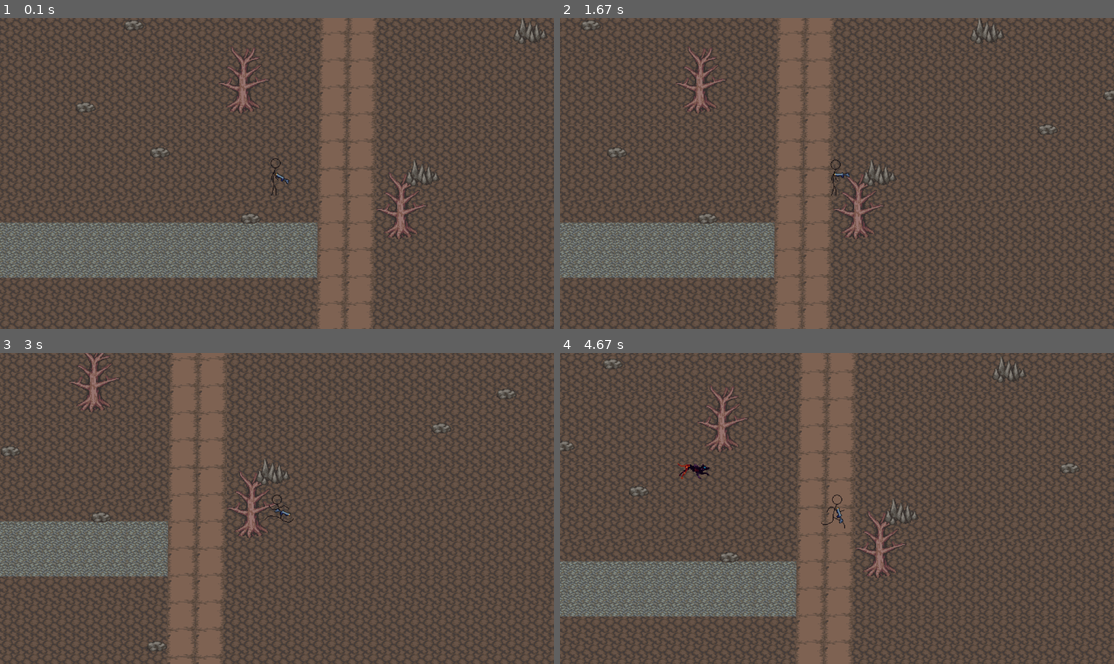
Above: before the commit, frames 1-4 (two rows, left to right).
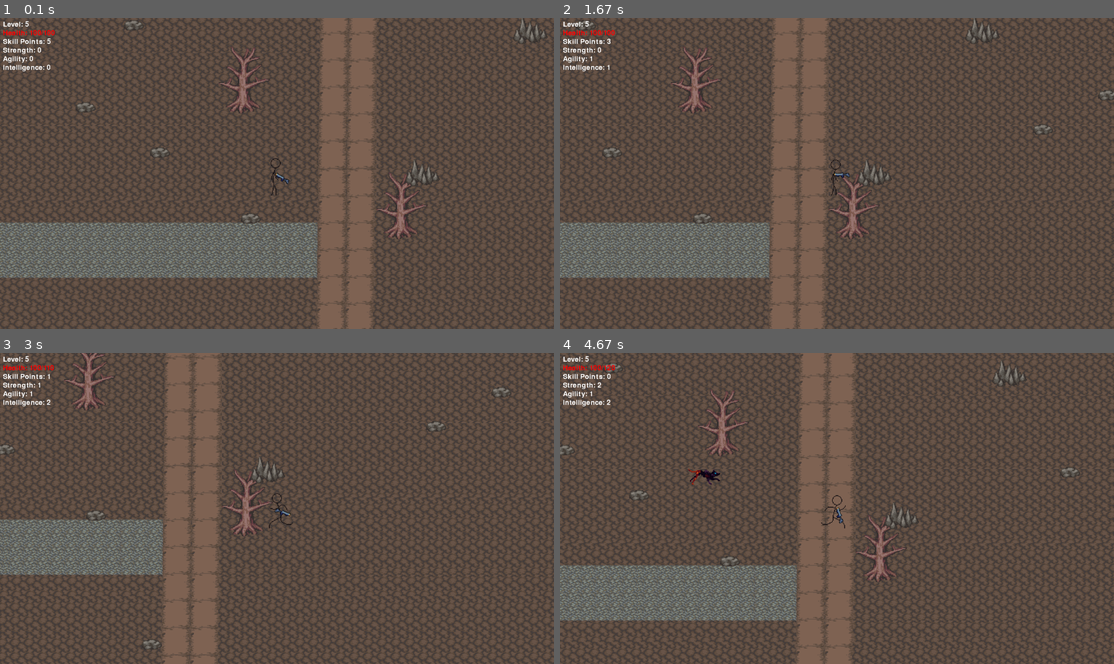
Above: after the commit, the same moments.

Repository: Flugerops/Down-to-the-roots-pygame
Game: pygame game, started from game.py
Two runs of this game, one before a commit and one after it. Both use one fixed random seed, a clock stepped at 60 frames per second and the inputs below.
Inputs (mouse positions are in pixels of both pictures, inside the frame that each line leads up to):
- Up to frame 1 (0.1 s): no input
- Up to frame 2 (1.67 s): hold 2 0.33-0.8 s; hold D 0.33-0.8 s; move the mouse to (814, 189) at 0.37 s; click (576, 24) at 0.88 s, where only the run after the commit has a clickable "Level: 5"; hold D 1.17-1.63 s; move the mouse to (704, 176) at 1.2 s; tap 3 at 1.32 s
- Up to frame 3 (3 s): hold W 1.67-1.97 s; move the mouse to (105, 461) at 1.7 s; tap 1 at 1.82 s; hold D 2-2.47 s; move the mouse to (360, 399) at 2.03 s; tap 2 at 2.15 s; hold A from 2.5 s (still down); move the mouse to (343, 536) at 2.53 s; tap 3 at 2.65 s
- Up to frame 4 (4.67 s): release A at 3.03 s; hold S 3.07-3.37 s; move the mouse to (848, 402) at 3.1 s; tap 1 at 3.22, 4.38 s; hold A 3.4-3.8 s; move the mouse to (637, 499) at 3.43 s; tap 2 at 3.55 s; hold W 3.83-4.2 s; move the mouse to (842, 542) at 3.87 s; tap 3 at 3.98 s; hold D from 4.23 s (still down); move the mouse to (820, 455) at 4.27 s

The runs differ from the first frame. In frame 1, 0.4% of the frame differs, in the area x 0-10%, y 0-18%; in frame 2, 28%; in frame 3, 22%; in frame 4, 28%, in the area x 0-100%, y 0-100%.

Commit message:
stats + UI update

Diff:
--- a/entities/enemy.py
+++ b/entities/enemy.py
@@ -3,19 +3,22 @@
 
 
 class Enemy(sprite.Sprite):
-    def __init__(self, pos, size: float, speed: float, w: int, h: int, health, player, fliped: bool) -> None:
+    def __init__(self, pos, size: float, speed: float, w: int, h: int, health, damage, player, fliped: bool) -> None:
         super().__init__(all_sprites_group, enemy_group)
         self.enemy_sprite = Spritesheet(image.load("assets/enemies/hound_run.png").convert_alpha(), 1, 300)
         self.image = self.enemy_sprite.get_image(1, w, h, size, (0,0,0))
         self.rect = self.image.get_rect(center=pos)
         self.alive = True
         self.flipped = fliped
-        self.health = health
+        self.health = health * (1 + player.level * 0.1)
+        self.damage = damage * (1 + player.level * 0.1)
         self.player = player
         self.direction = Vector2()
         self.velocity = Vector2()
         self.speed = speed
         self.position = Vector2(pos)
+
+
 
     def chase_player(self, player):
         player_vector = Vector2(player.rect.center)
--- a/entities/player.py
+++ b/entities/player.py
@@ -1,5 +1,5 @@
 from math import sqrt, degrees, atan2, pi
-from pygame import sprite, image, Vector2, transform, key, K_w, K_s, K_d, K_a, Rect, mouse, mask, KEYUP, draw
+from pygame import sprite, image, Vector2, transform, key, K_w, K_s, K_d, K_a, K_1, K_2, K_3, Rect, mouse, mask, KEYUP, draw
 from settings import WIDTH, HEIGHT
 from layer import Spritesheet, bullet_group, all_sprites_group, obstacles
 from .bullet import Bullet
@@ -27,33 +27,53 @@
         self.shoot_cooldown = 0
         self.velocity_x = 0
         self.velocity_y = 0
-
+        self.level = 5
+        self.experience = 0
+        self.skill_points = 5
+        self.strength = 0
+        self.agility = 0
+        self.intelligence = 0
+        self.max_health = 100
+        self.health = 100
+        self.damage = 25
+        self.speed_multiplayer = 1
+        self.points_cooldown = 0
 
     def move(self):
         keys = key.get_pressed()
         if keys[K_w]:
-            if self.obstacle_check(0, -self.speed):
-                self.velocity_y = -self.speed
+            if self.obstacle_check(0, -self.speed * self.speed_multiplayer):
+                self.velocity_y = -self.speed * self.speed_multiplayer
                 self.running = True
 
         if keys[K_s]:
-            if self.obstacle_check(0, self.speed):
-                self.velocity_y = self.speed
+            if self.obstacle_check(0, self.speed * self.speed_multiplayer):
+                self.velocity_y = self.speed * self.speed_multiplayer
                 self.running = True
 
         if keys[K_d]:
-            if self.obstacle_check(self.speed, 0):
-                self.velocity_x = self.speed
+            if self.obstacle_check(self.speed * self.speed_multiplayer, 0):
+                self.velocity_x = self.speed * self.speed_multiplayer
                 self.running = True
                 if self.flipped:
                     self.flipped = False
 
         if keys[K_a]:
-            if self.obstacle_check(-self.speed, 0):
-                self.velocity_x = -self.speed
+            if self.obstacle_check(-self.speed * self.speed_multiplayer, 0):
+                self.velocity_x = -self.speed * self.speed_multiplayer
                 self.running = True
                 if not self.flipped:
                     self.flipped = True
+
+        if keys[K_1] and self.points_cooldown == 0:
+            self.spend_skill_point("strength")
+            self.points_cooldown = 30
+        if keys[K_2] and self.points_cooldown == 0:
+            self.spend_skill_point("agility")
+            self.points_cooldown = 30
+        if keys[K_3] and self.points_cooldown == 0:
+            self.spend_skill_point("intelligence")
+            self.points_cooldown = 30
 
         if not all([keys[K_a] or keys[K_d] or keys[K_s] or keys[K_w]]):
             self.running = False
@@ -93,6 +113,25 @@
         offset_y = self.rect.centery - HEIGHT // 2 + 5
         screen.blit(weapon_copy, (self.rect.centerx - offset_x, self.rect.centery - offset_y))
 
+    def level_up(self):
+        self.level += 1
+        self.experience = 0
+        self.skill_points += 1
+
+    def spend_skill_point(self, attribute):
+        if self.skill_points > 0:
+            match attribute:
+                case "strength":
+                    self.strength += 1
+                    self.max_health += 10
+                case "agility":
+                    self.agility += 1
+                    self.damage += 2
+                    self.speed_multiplayer += 0.05
+                case "intelligence":
+                    self.intelligence += 1
+            self.skill_points -= 1
+            print(self.agility)
 
     def obstacle_check(self, dx, dy):
         new_pos = self.pos + Vector2(dx, dy)
@@ -113,7 +152,7 @@
             self.shoot_cooldown = 20
             bullet_pos = self.pos
             self.get_mouse_pos()
-            self.bullet = Bullet(bullet_pos[0], bullet_pos[1], 50, self.angle, 500, damage=20)
+            self.bullet = Bullet(bullet_pos[0], bullet_pos[1], 50, self.angle, 500, damage=self.damage)
             bullet_group.add(self.bullet)
             all_sprites_group.add(self.bullet)
 
@@ -136,3 +175,5 @@
             self.shoot_cooldown -= 1
         if self.shoot:
             self.shooting()
+        if self.points_cooldown > 0:
+            self.points_cooldown -= 1
--- a/game.py
+++ b/game.py
@@ -3,7 +3,7 @@
 from pygame.sprite import Group
 from settings import WIDTH, HEIGHT, FPS
 from entities import Player, Enemy
-from layer import all_sprites_group, bullet_group, Camera, SpriteGenerator, obstacles
+from layer import all_sprites_group, bullet_group, Camera, SpriteGenerator, obstacles, UI
 
 
 
@@ -27,9 +27,13 @@
 stone_sprites = SpriteGenerator(stone2_img, 3)
 stone_sprites.generate_sprites()
 
+
 player = Player(size=2.5, speed=7, w=64, h=61)
-enemy = Enemy(pos=(500,600), size=2.5, speed=5, w=67, h=32, player=player, health=100, fliped=True)
+ui = UI(screen=screen)
+enemy = Enemy(pos=(500,600), size=2.5, speed=5, w=67, h=32, player=player, health=100, damage=20, fliped=True)
 camera = Camera(background)
+
+
 
 while True:
     keys = pygame.key.get_pressed()
@@ -42,6 +46,9 @@
 
     player.handle_weapons(screen)
     all_sprites_group.update()
+    ui.update(player=player)
+
+
     # for sprite in obstacles:
     #     pygame.draw.rect(screen, "red", sprite.hitbox, width=2)
     # screen.blit(background, (0, 0))
--- a/layer/__init__.py
+++ b/layer/__init__.py
@@ -1,3 +1,4 @@
 from .spritesheet import Spritesheet
 from .sprites import bullet_group, all_sprites_group, enemy_group, SpriteGenerator, obstacles
 from .camera_group import Camera
+from .ui import UI
--- /dev/null
+++ b/layer/ui.py
@@ -0,0 +1,35 @@
+from pygame import font
+
+
+class UI:
+    def __init__(self, screen) -> None:
+        self.font = font.Font(None, 36)
+        self.screen = screen
+
+    def display_player_stats(self, player):
+        player_stats_surface = self.font.render(f"Level: {player.level}", False, (255, 255, 255))
+        player_stats_rect = player_stats_surface.get_rect(topleft=(10, 10))
+        self.screen.blit(player_stats_surface, player_stats_rect)
+
+        player_stats_surface = self.font.render(f"Health: {player.health}/{player.max_health}", False, (255, 0, 0))
+        player_stats_rect = player_stats_surface.get_rect(topleft=(10, 40))
+        self.screen.blit(player_stats_surface, player_stats_rect)
+
+        player_stats_surface = self.font.render(f"Skill Points: {player.skill_points}", False, (255, 255, 255))
+        player_stats_rect = player_stats_surface.get_rect(topleft=(10, 70))
+        self.screen.blit(player_stats_surface, player_stats_rect)
+
+        player_stats_surface = self.font.render(f"Strength: {player.strength}", False, (255, 255, 255))
+        player_stats_rect = player_stats_surface.get_rect(topleft=(10, 100))
+        self.screen.blit(player_stats_surface, player_stats_rect)
+
+        player_stats_surface = self.font.render(f"Agility: {player.agility}", False, (255, 255, 255))
+        player_stats_rect = player_stats_surface.get_rect(topleft=(10, 130))
+        self.screen.blit(player_stats_surface, player_stats_rect)
+
+        player_stats_surface = self.font.render(f"Intelligence: {player.intelligence}", False, (255, 255, 255))
+        player_stats_rect = player_stats_surface.get_rect(topleft=(10, 160))
+        self.screen.blit(player_stats_surface, player_stats_rect)
+
+    def update(self, player):
+        self.display_player_stats(player)
